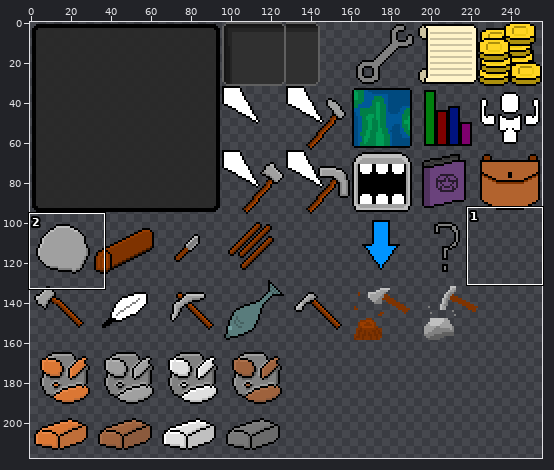
Sprite sheet: Game/assets/textures/uiset.png. The picture above shows the old version from afar; the outline marks the close-up.
Close-up. Before:
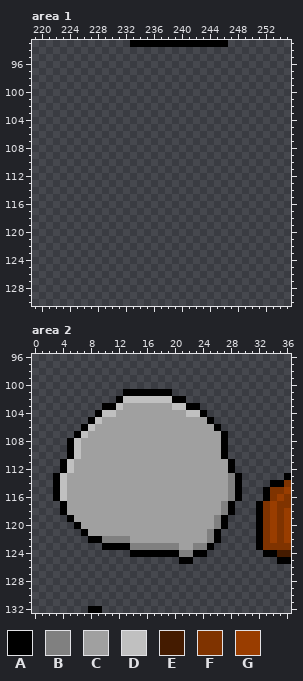
The file is 256x256 pixels. Pixels under 10% opacity are left out. Colours within 5 levels of each other are drawn and written as one. Shown: area 1: x 219..255, y 93..130; area 2: x 0..36, y 96..132. The wide view leaves out empty margins.
Palette (. is transparent): A #000000  B #808080  C #a0a0a0  D #c0c0c0  E #441b00  F #7f3300  G #993d00
Pixels before, area 1, first column x 233:
93 AAAAAAAAAAAAAA
Pixels before, area 2, first column x 3:
101 ..........AAAAAAA.................
102 .........ADDDDDDDAA...............
103 .......AADCCCCCCCDDAA.............
104 ......ADDCCCCCCCCCCDDA............
105 .....ADCCCCCCCCCCCCCCCA...........
106 ....ADCCCCCCCCCCCCCCCCCA..........
107 ...ADCCCCCCCCCCCCCCCCCCCA.........
108 ..ADCCCCCCCCCCCCCCCCCCCCA.........
109 ..ADCCCCCCCCCCCCCCCCCCCCA.........
110 ..ADCCCCCCCCCCCCCCCCCCCCA.........
111 .ADCCCCCCCCCCCCCCCCCCCCCCA........
112 .ADCCCCCCCCCCCCCCCCCCCCCCA........
113 ADCCCCCCCCCCCCCCCCCCCCCCCBA......A
114 ADCCCCCCCCCCCCCCCCCCCCCCCBA....AAF
115 ADCCCCCCCCCCCCCCCCCCCCCCCBA...AFFG
116 ADCCCCCCCCCCCCCCCCCCCCCCCBA...AFGF
117 .ACCCCCCCCCCCCCCCCCCCCCCBA...AFGFF
118 .ACCCCCCCCCCCCCCCCCCCCCCBA...AFGFG
119 ..ACCCCCCCCCCCCCCCCCCCCBA....AFGFG
120 ...ACCCCCCCCCCCCCCCCCCCBA....AFGFG
121 ....ACCCCCCCCCCCCCCCCCBA.....AFGFG
122 .....AABBBBCCCCCCCCCCCBA.....AFGFG
123 .......AAAABBBBBBBCCBBA......AFFFF
124 ...........AAAAAAABBAA........AAEE
125 ..................AA............AA
126 ..................................
127 ..................................
128 ..................................
129 ..................................
130 ..................................
131 ..................................
132 .....AA...........................
The result:
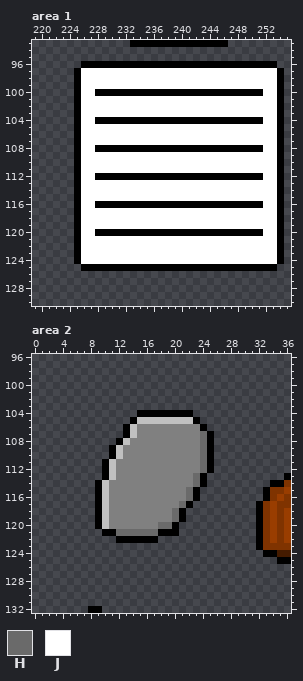
Colours new in this view: H #6a6a6a  J #ffffff
Changes in this commit:
Area 1:
y 96: x 226..253 ............................ -> AAAAAAAAAAAAAAAAAAAAAAAAAAAA
y 97..99: x 225..254 .............................. -> AJJJJJJJJJJJJJJJJJJJJJJJJJJJJA
y 100: x 225..254 .............................. -> AJJAAAAAAAAAAAAAAAAAAAAAAAAJJA
y 101..103: x 225..254 .............................. -> AJJJJJJJJJJJJJJJJJJJJJJJJJJJJA
y 104: x 225..254 .............................. -> AJJAAAAAAAAAAAAAAAAAAAAAAAAJJA
y 105..107: x 225..254 .............................. -> AJJJJJJJJJJJJJJJJJJJJJJJJJJJJA
y 108: x 225..254 .............................. -> AJJAAAAAAAAAAAAAAAAAAAAAAAAJJA
y 109..111: x 225..254 .............................. -> AJJJJJJJJJJJJJJJJJJJJJJJJJJJJA
y 112: x 225..254 .............................. -> AJJAAAAAAAAAAAAAAAAAAAAAAAAJJA
y 113..115: x 225..254 .............................. -> AJJJJJJJJJJJJJJJJJJJJJJJJJJJJA
y 116: x 225..254 .............................. -> AJJAAAAAAAAAAAAAAAAAAAAAAAAJJA
y 117..119: x 225..254 .............................. -> AJJJJJJJJJJJJJJJJJJJJJJJJJJJJA
y 120: x 225..254 .............................. -> AJJAAAAAAAAAAAAAAAAAAAAAAAAJJA
y 121..124: x 225..254 .............................. -> AJJJJJJJJJJJJJJJJJJJJJJJJJJJJA
y 125: x 226..253 ............................ -> AAAAAAAAAAAAAAAAAAAAAAAAAAAA
Area 2:
y 101: x 13..19 AAAAAAA -> .......
y 102: x 12..21 ADDDDDDDAA -> ..........
y 103: x 10..23 AADCCCCCCCDDAA -> ..............
y 104: x 9..24 ADDCCCCCCCCCCDDA -> ......AAAAAAAA..
y 105: x 8..25 ADCCCCCCCCCCCCCCCA -> ......ADDDDDDDDA..
y 106: x 7..26 ADCCCCCCCCCCCCCCCCCA -> ......ADBBBBBBBBBA..
y 107: x 6..27 ADCCCCCCCCCCCCCCCCCCCA -> .......ADBBBBBBBBBHA..
y 108: x 5..27 ADCCCCCCCCCCCCCCCCCCCCA -> .......ADBBBBBBBBBBHA..
y 109..110: x 5..27 ADCCCCCCCCCCCCCCCCCCCCA -> ......ADBBBBBBBBBBBHA..
y 111..112: x 4..28 ADCCCCCCCCCCCCCCCCCCCCCCA -> ......ADBBBBBBBBBBBBHA...
y 113: x 3..29 ADCCCCCCCCCCCCCCCCCCCCCCCBA -> .......ADBBBBBBBBBBBHA.....
y 114: x 3..29 ADCCCCCCCCCCCCCCCCCCCCCCCBA -> ......ADBBBBBBBBBBBBHA.....
y 115..116: x 3..29 ADCCCCCCCCCCCCCCCCCCCCCCCBA -> ......ADBBBBBBBBBBBHA......
y 117: x 4..28 ACCCCCCCCCCCCCCCCCCCCCCBA -> .....ADBBBBBBBBBBHA......
y 118: x 4..28 ACCCCCCCCCCCCCCCCCCCCCCBA -> .....ADBBBBBBBBBHA.......
y 119: x 5..27 ACCCCCCCCCCCCCCCCCCCCBA -> ....ADBBBBBBBBBHA......
y 120: x 6..27 ACCCCCCCCCCCCCCCCCCCBA -> ...ADBBBBBBBHHA.......
y 121: x 7..26 ACCCCCCCCCCCCCCCCCBA -> ...AAHHHHHHAAA......
y 122: x 8..26 AABBBBCCCCCCCCCCCBA -> ....AAAAAA.........
y 123: x 10..25 AAAABBBBBBBCCBBA -> ................
y 124: x 14..24 AAAAAAABBAA -> ...........
y 125: x 21..22 AA -> ..
Changed places in both close-ups, as pixel boxes (x1, y1, x2, y2):
added: (74, 61, 284, 271)
changed: (53, 389, 242, 564)
